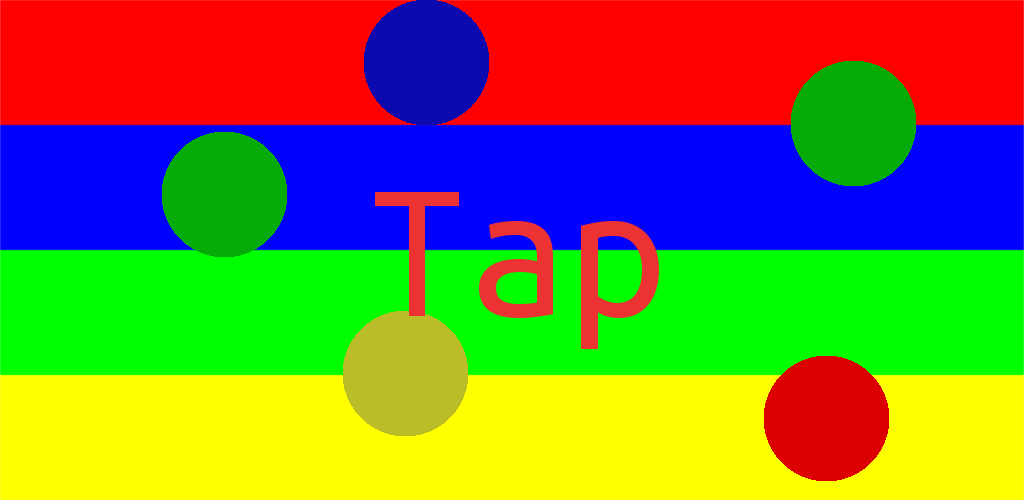
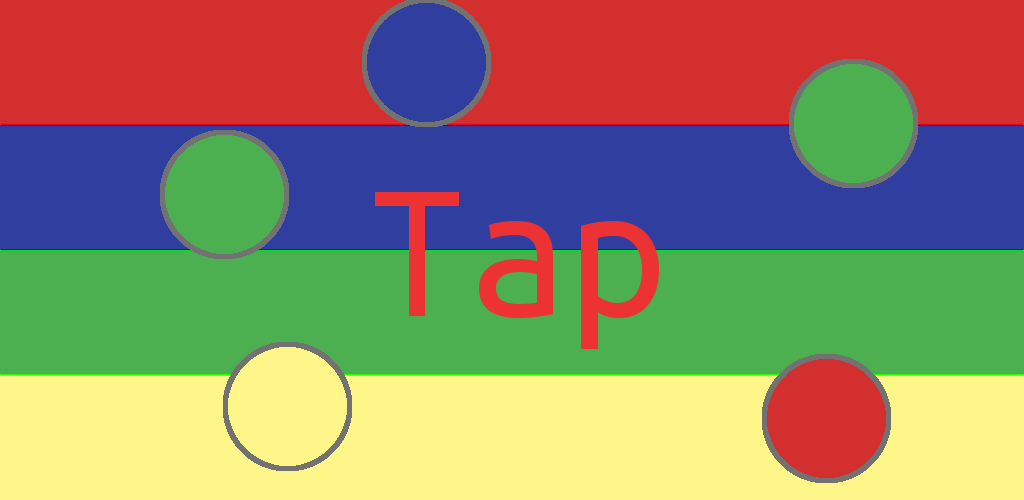
Layered file, before and after one edit (1024 x 500). Changes by layer:
painted on "Balls" over (x1=160, y1=0, x2=918, y2=483)
painted on "Stripes" over (x1=0, y1=0, x2=1024, y2=500)
